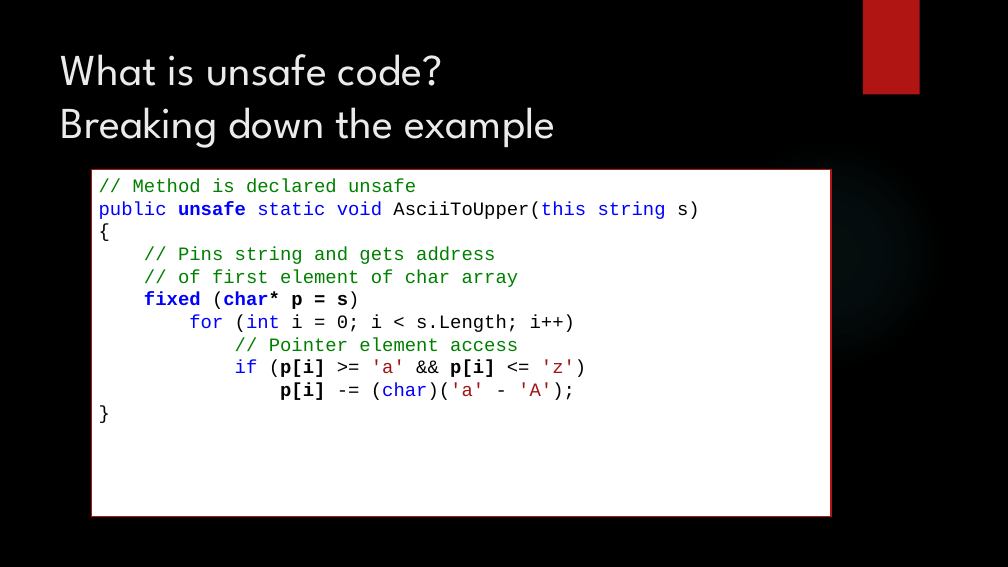
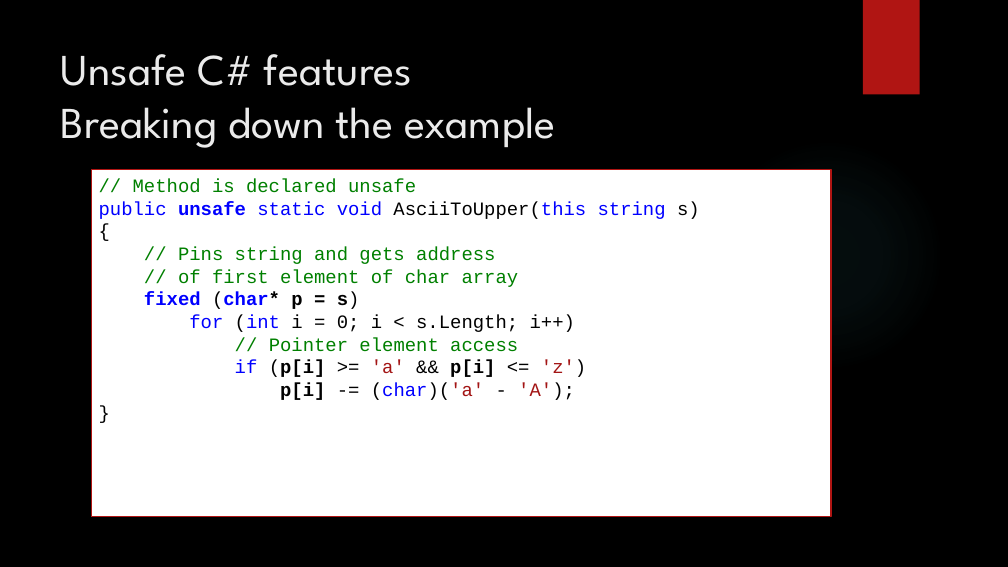
Before and after one commit to dennisdietrich/UnsafeCSharp, a slide deck: slide 7 of doc/Introduction to unsafe C#.pptx. Drawn at 1008x567 pixels with LibreOffice and Linux fonts; fonts in the diff are those of the drawing; background and template pictures are left out. Boxes give left, top, right and bottom in pixels: in the first picture for what was removed or moved away, otherwise in the second. Text is boxed around its words. In the diff, an @@ line names an element or a change of style, - is before the commit and + after.

```diff
--- a/doc/Introduction to unsafe C#.pptx
+++ b/doc/Introduction to unsafe C#.pptx
@@ title at (61,54,556,148): text changed @@
-What is unsafe code?
-Breaking down the example
+Unsafe C# features
+Breaking down the example
```
Also in this commit, not shown: 1 other slide changed, 2 slides added, 5 other files.
